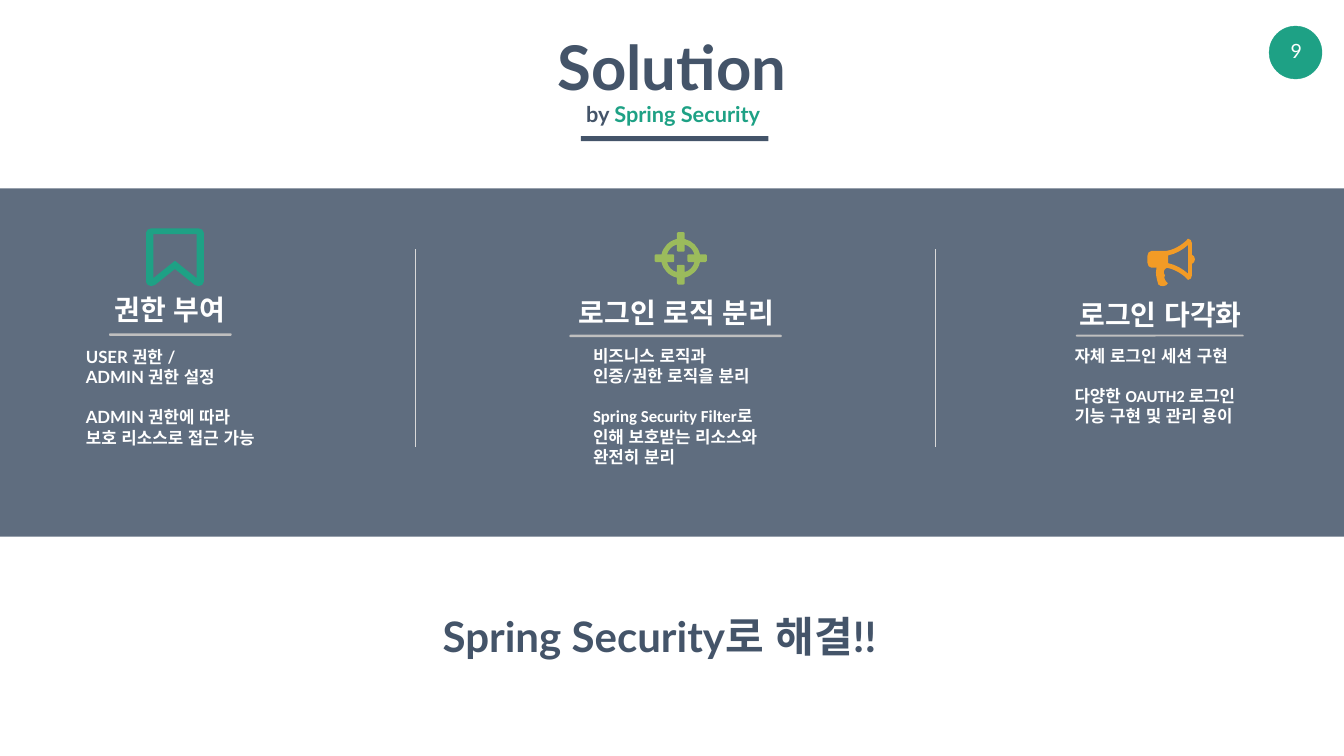
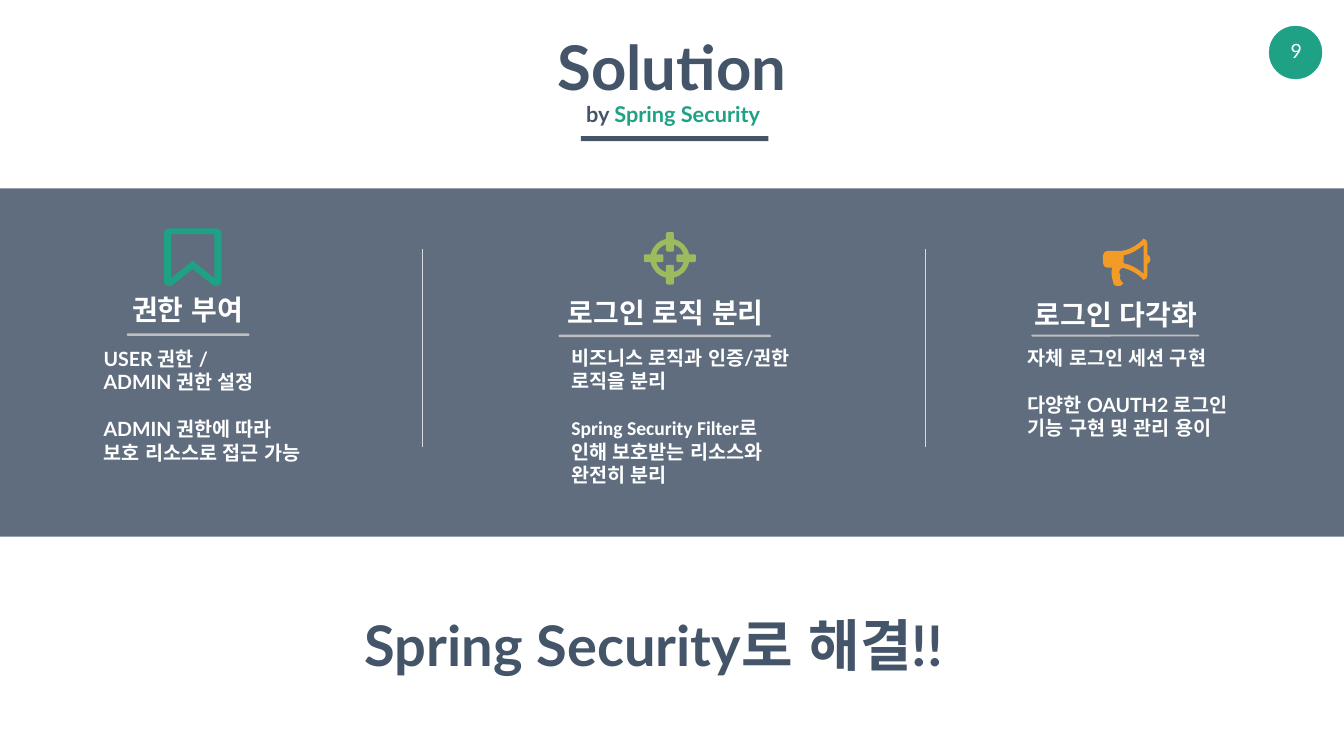
Before and after one commit to boostcamp2-gavas/reservation-system, a slide deck: slide 9 of docs/Spring Security_각자바스_발표자료.pptx. Drawn at 1344x756 pixels with LibreOffice and Linux fonts; fonts in the diff are those of the drawing. Boxes give left, top, right and bottom in pixels: in the first picture for what was removed or moved away, otherwise in the second. Text is boxed around its words. In the diff, an @@ line names an element or a change of style, - is before the commit and + after.

Commit message:
presentation

```diff
--- a/docs/Spring Security_각자바스_발표자료.pptx
+++ b/docs/Spring Security_각자바스_발표자료.pptx
@@ 1 text, 1 line, 1 rounded rectangle, 1 freeform shape: place and size @@
-1 text, 1 line, 1 rounded rectangle, 1 freeform shape at <box>570,232,936,446</box>
+1 text, 1 line, 1 rounded rectangle, 1 freeform shape at <box>559,232,925,446</box>
@@ line moved from (415, 250) - (415, 446) to (422, 250) - (422, 446) @@
@@ text "USER 권한 /" at <box>104,349,300,462</box>: size 24 to 28 pt @@
@@ text "USER 권한 /": place and size @@
-text "USER 권한 /" at <box>86,349,255,446</box>
+text "USER 권한 /" at <box>104,349,300,462</box>
@@ 1 text, 1 freeform shape, 1 rounded rectangle: place and size @@
-1 text, 1 freeform shape, 1 rounded rectangle at <box>109,228,231,336</box>
+1 text, 1 freeform shape, 1 rounded rectangle at <box>127,228,250,336</box>
@@ text "비즈니스 로직과 인증/권한 로직을 분리": place and size @@
-text "비즈니스 로직과 인증/권한 로직을 분리" at <box>593,348,757,465</box>
+text "비즈니스 로직과 인증/권한 로직을 분리" at <box>571,348,789,484</box>
@@ text "비즈니스 로직과 인증/권한 로직을 분리" at <box>571,348,789,484</box>: size 24 to 28 pt @@
@@ text "자체 로그인 세션 구현": place and size @@
-text "자체 로그인 세션 구현" at <box>1075,348,1235,424</box>
+text "자체 로그인 세션 구현" at <box>1028,348,1227,437</box>
@@ text "자체 로그인 세션 구현" at <box>1028,348,1227,437</box>: size 24 to 28 pt; font Calibri to Lato in "다양한 OAUTH2 로그인 기능 구현 및 관리 ..." @@
@@ 1 text, 1 freeform shape, 1 rounded rectangle: place and size @@
-1 text, 1 freeform shape, 1 rounded rectangle at <box>1076,238,1244,337</box>
+1 text, 1 freeform shape, 1 rounded rectangle at <box>1031,238,1199,337</box>
@@ text "Spring Security로 해결!!": place and size @@
-text "Spring Security로 해결!!" at <box>443,617,876,660</box>
+text "Spring Security로 해결!!" at <box>365,619,944,676</box>
@@ text "Spring Security로 해결!!" at <box>365,619,944,676</box>: size 60 to 80 pt @@
```
Also in this commit, not shown: 13 other slides changed.
